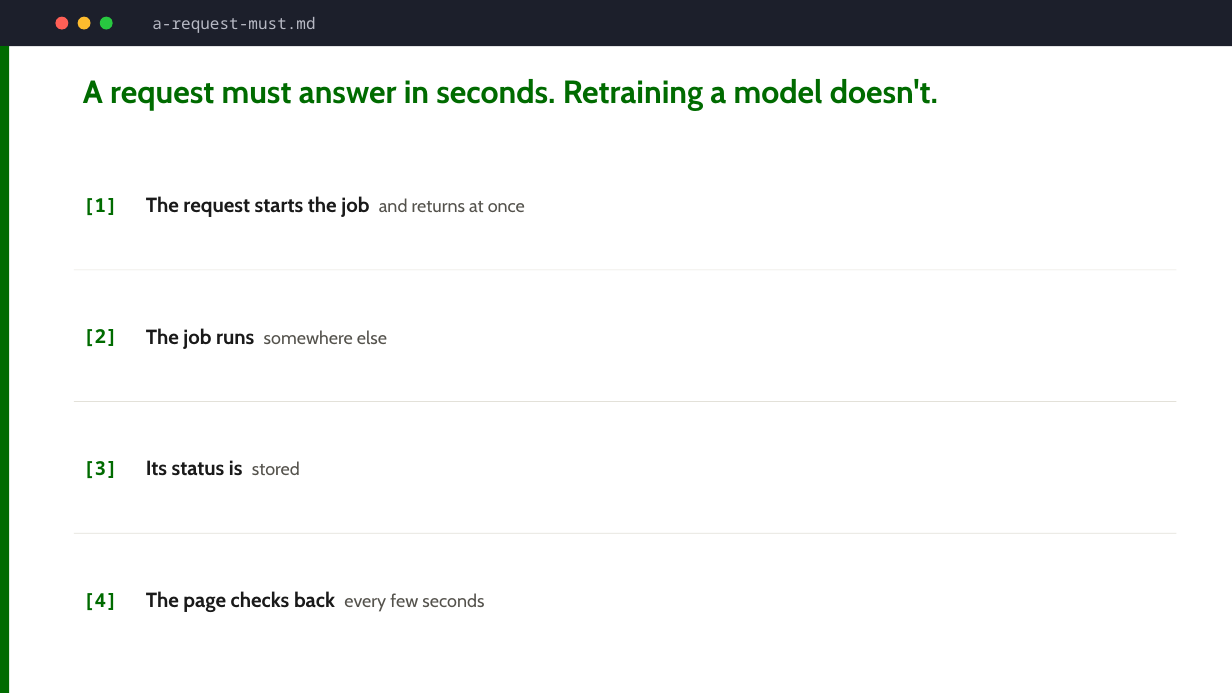
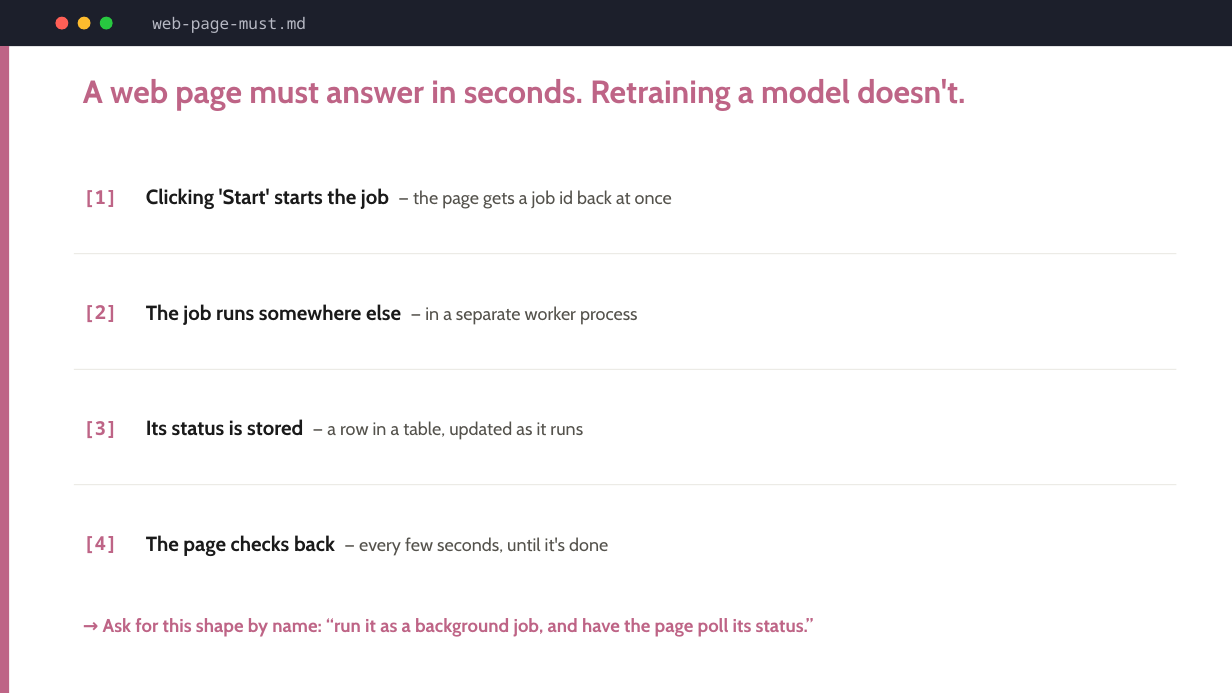
Before and after one commit to hovinh/web-development-learning-lab, a slide deck: slide 17 of blog/web-dev-for-data-people/slides/web-dev-for-data-people-slides.pptx (slide 15 before the commit). Drawn at 1232x693 pixels with LibreOffice and Linux fonts; fonts in the diff are those of the drawing. Boxes give left, top, right and bottom in pixels: in the first picture for what was removed or moved away, otherwise in the second. Text is boxed around its words. In the diff, an @@ line names an element or a change of style, - is before the commit and + after.

Commit message:
Reframe talk deck around the LLM request; fix review findings
- Thread "you'll ask an LLM to build it" through every section; move the
  thesis up to straight after the hook
- Add a code slide kind: the real PROMPT.md behind demo 1, and the ownership
  rule in both labeling codebases
- Use one tick-number convention; the meter lights actual rows; the ladder
  shows which ticks each rung adds
- Retake the Django admin (was empty) and PSA screenshots; move the Run-it
  slides to an appendix (86.5 min planned)
- Fix the HTML deck CSS being overridden by reveal's theme

```diff
--- a/blog/web-dev-for-data-people/slides/web-dev-for-data-people-slides.pptx
+++ b/blog/web-dev-for-data-people/slides/web-dev-for-data-people-slides.pptx
@@ text at (152,17,306,33): text changed @@
-a-request-must.md
+web-page-must.md
@@ rectangle at (0,46,9,693): fill #006B00 to #BE6486 @@
@@ text at (83,79,965,110): text changed; text colour #006B00 to #BE6486 @@
-A request must answer in seconds. Retraining a model doesn't.
+A web page must answer in seconds. Retraining a model doesn't.
@@ text at (146,188,672,209): text changed; size 16 to 14 pt; text colour #1A1A1A to #54524C; bold off @@
-The request starts the job and returns at once
+Clicking 'Start' starts the job — the page gets a job id back at once
@@ text "[2]": place and size @@
-text "[2]" at (83,329,118,346)
+text "[2]" at (83,305,118,322)
@@ rectangle: place and size @@
-rectangle at (74,270,1177,271)
+rectangle at (74,253,1177,254)
@@ text at (146,304,638,325): text changed @@
-The job runs somewhere else
+The job runs somewhere else — in a separate worker process
@@ text "[3]": place and size @@
-text "[3]" at (83,461,118,478)
+text "[3]" at (83,421,118,438)
@@ rectangle: place and size @@
-rectangle at (74,401,1177,402)
+rectangle at (74,369,1177,370)
@@ text at (146,419,583,440): text changed; size 16 to 14 pt; text colour #1A1A1A to #54524C; bold off @@
-Its status is stored
+Its status is stored — a row in a table, updated as it runs
@@ text colour #006B00 to #BE6486 in 4 elements at (83,190,118,207), (83,305,118,322), (83,421,118,438), (83,536,118,553) @@
@@ text "[4]": place and size @@
-text "[4]" at (83,593,118,610)
+text "[4]" at (83,536,118,553)
@@ rectangle: place and size @@
-rectangle at (74,533,1177,534)
+rectangle at (74,484,1177,485)
@@ text at (146,535,608,556): text changed; size 16 to 14 pt; text colour #1A1A1A to #54524C; bold off @@
-The page checks back every few seconds
+The page checks back — every few seconds, until it's done
@@ text added at (103,618,814,637), 14.5 pt, text #BE6486, bold @@
+→ Ask for this shape by name: “run it as a background job, and have the page poll its status.”
```
Also in this commit, not shown: 38 other slides changed, 3 slides added, 1 slide removed, 15 other files.
